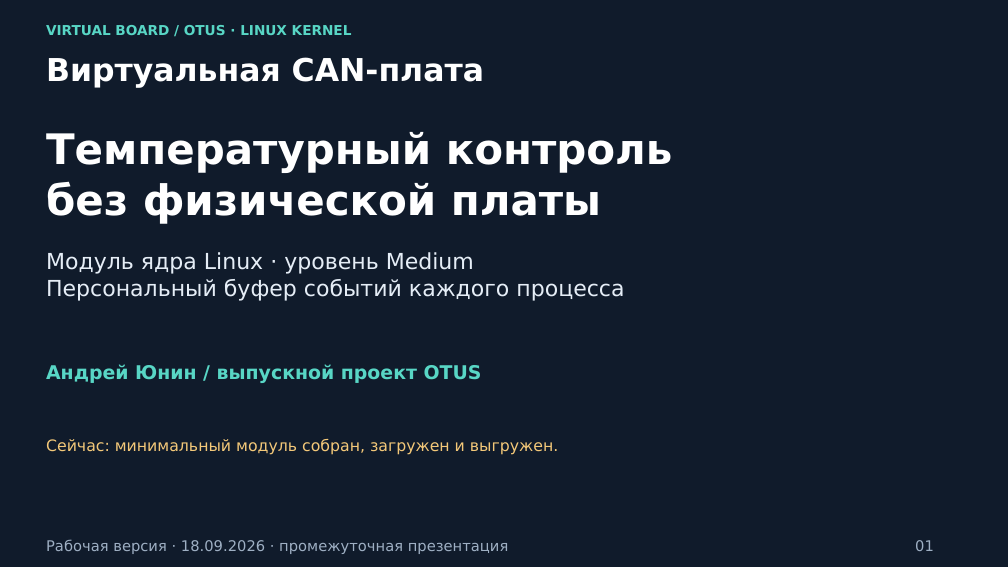
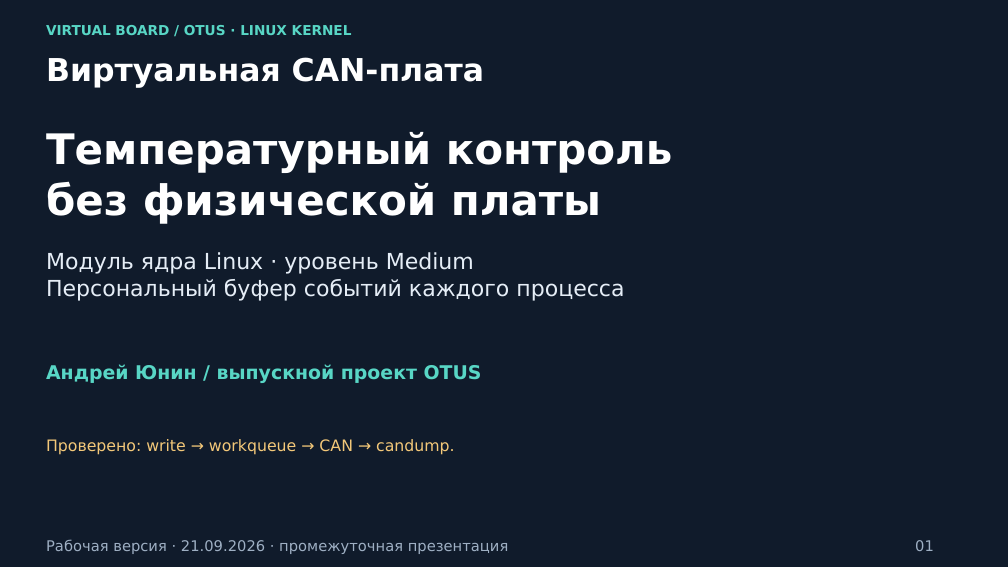
Before and after one commit to andrey-yunin/virtual-board, a slide deck: slide 1 of docs/presentation/virtual_board.pptx. Drawn at 1008x567 pixels with LibreOffice and Linux fonts; fonts in the diff are those of the drawing. Boxes give left, top, right and bottom in pixels: in the first picture for what was removed or moved away, otherwise in the second. Text is boxed around its words. In the diff, an @@ line names an element or a change of style, - is before the commit and + after.

```diff
--- a/docs/presentation/virtual_board.pptx
+++ b/docs/presentation/virtual_board.pptx
@@ text at [46, 439, 455, 454]: text changed @@
-Сейчас: минимальный модуль собран, загружен и выгружен.
+Проверено: write → workqueue → CAN → candump.
@@ text at [46, 539, 509, 554]: text changed @@
-Рабочая версия · 18.09.2026 · промежуточная презентация
+Рабочая версия · 21.09.2026 · промежуточная презентация
```
Also in this commit, not shown: 7 other slides changed, 13 other files.
